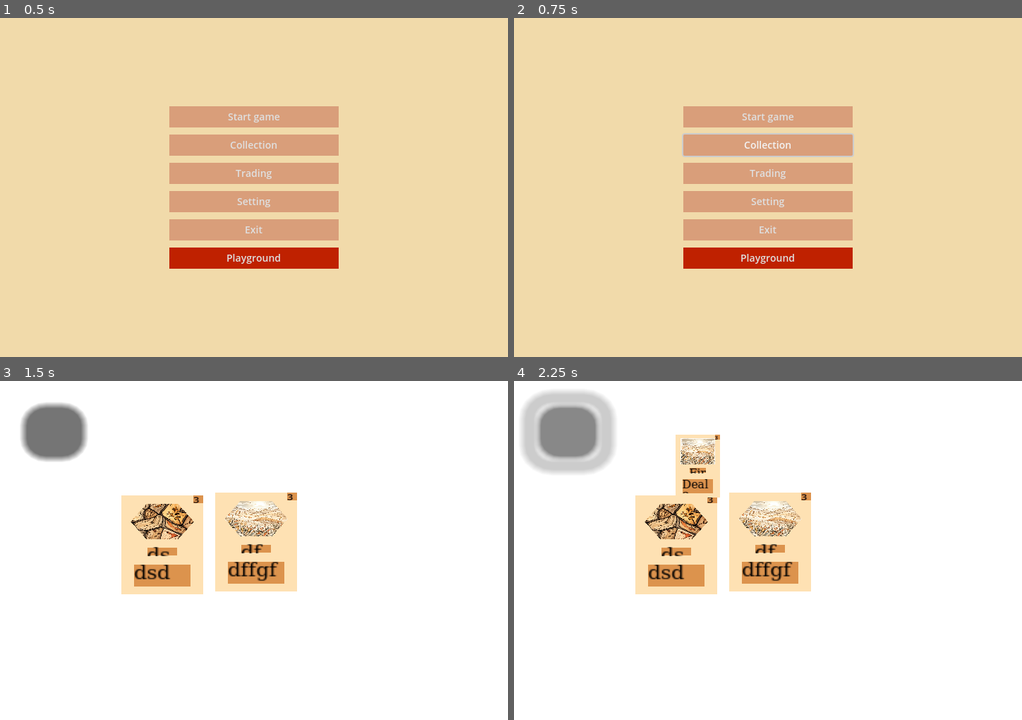
Above: before the commit, frames 1-4 (two rows, left to right).
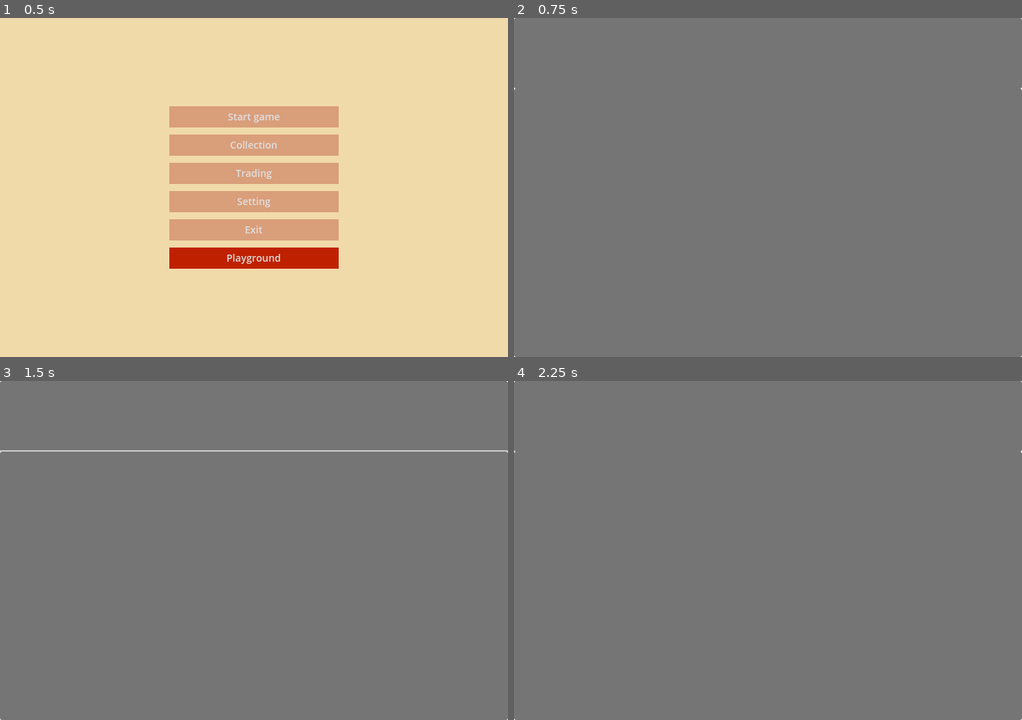
Above: after the commit, the same moments.

Repository: DarkDragonanDy/Project_card
Game: Godot game, scene res://Scenes/node_scene.tscn
Same seed, same stepped clock (60 frames per second), same inputs: the game is played once before the commit and once after it.
Inputs (mouse positions are in pixels of both pictures, inside the frame that each line leads up to):
- Up to frame 1 (0.5 s): no input
- Up to frame 2 (0.75 s): click "Collection" at 0.5 s
- Up to frame 3 (1.5 s): click (254, 621) at 1.25 s, where only the run before the commit has a clickable "Playground"
- Up to frame 4 (2.25 s): click (569, 431) at 2.02 s

Frame 1 is identical in both runs. In frame 2, 100% of the frame differs, in the area x 0-100%, y 0-100%; in frame 3, 99%; in frame 4, 99%.

Commit message:
Build week 1, day 6
Added foundation for the collection system
Configured scene to image conversion

Diff:
--- a/Scenes/battle.tscn
+++ b/Scenes/battle.tscn
@@ -16,7 +16,6 @@
 0:0/0 = 0
 
 [sub_resource type="CompressedTexture2D" id="CompressedTexture2D_qeyqd"]
-load_path = "res://.godot/imported/cropped-image-z32u-5.png-4bc72a3f94456dafea5d8fc18f963697.ctex"
 
 [sub_resource type="TileSetAtlasSource" id="TileSetAtlasSource_k7mbx"]
 texture = SubResource("CompressedTexture2D_qeyqd")
--- a/Scenes/card_template.tscn
+++ b/Scenes/card_template.tscn
@@ -6,7 +6,6 @@
 [ext_resource type="Script" uid="uid://bvkyssy6qnfph" path="res://Scripts/Scripts_card/move_card.gd" id="3_84j6k"]
 
 [sub_resource type="RectangleShape2D" id="RectangleShape2D_84j6k"]
-resource_local_to_scene = true
 size = Vector2(64, 90)
 
 [sub_resource type="CanvasTexture" id="CanvasTexture_okvs4"]
@@ -179,6 +178,7 @@
 theme_override_fonts/normal_font = SubResource("FontFile_n4r8k")
 theme_override_font_sizes/bold_italics_font_size = 9
 scroll_active = false
+metadata/_edit_use_anchors_ = true
 
 [node name="Card_box_cost" type="Sprite2D" parent="."]
 modulate = Color(0.863282, 0.575122, 0.30333, 1)
@@ -206,6 +206,7 @@
 autowrap_mode = 1
 tab_size = 2
 shortcut_keys_enabled = false
+metadata/_edit_use_anchors_ = true
 
 [node name="Card_box_name" type="Sprite2D" parent="."]
 modulate = Color(0.863282, 0.575122, 0.30333, 1)
@@ -230,6 +231,7 @@
 text = "dsndff"
 scroll_active = false
 autowrap_mode = 1
+metadata/_edit_use_anchors_ = true
 
 [node name="Card_art" type="Sprite2D" parent="."]
 position = Vector2(0, -21)
--- /dev/null
+++ b/Scenes/collection.tscn
@@ -0,0 +1,63 @@
+[gd_scene load_steps=2 format=3 uid="uid://chphfet22thsu"]
+
+[ext_resource type="Script" uid="uid://g6c6uisjo8mg" path="res://Scripts/item_list_collection.gd" id="1_d2ee6"]
+
+[node name="Collection" type="Control"]
+layout_mode = 3
+anchors_preset = 15
+anchor_right = 1.0
+anchor_bottom = 1.0
+grow_horizontal = 2
+grow_vertical = 2
+
+[node name="VSplitContainer" type="VSplitContainer" parent="."]
+layout_mode = 1
+anchors_preset = 15
+anchor_right = 1.0
+anchor_bottom = 1.0
+grow_horizontal = 2
+grow_vertical = 2
+split_offset = 100
+dragger_visibility = 2
+drag_area_highlight_in_editor = true
+
+[node name="Collection_list" type="Control" parent="VSplitContainer"]
+layout_mode = 2
+
+[node name="ColorRect" type="ColorRect" parent="VSplitContainer/Collection_list"]
+layout_mode = 2
+anchor_right = 1.0
+anchor_bottom = 1.0
+
+[node name="ItemList" type="ItemList" parent="VSplitContainer/Collection_list"]
+layout_mode = 1
+anchors_preset = 15
+anchor_right = 1.0
+anchor_bottom = 1.0
+grow_horizontal = 2
+grow_vertical = 2
+allow_reselect = true
+allow_rmb_select = true
+auto_width = true
+auto_height = true
+item_count = 1
+
+[node name="Deck" type="Control" parent="VSplitContainer"]
+layout_mode = 2
+
+[node name="ColorRect2" type="ColorRect" parent="VSplitContainer/Deck"]
+layout_mode = 2
+anchor_right = 1.0
+anchor_bottom = 1.0
+
+[node name="ItemList_collection" type="ItemList" parent="VSplitContainer/Deck"]
+layout_mode = 1
+anchors_preset = 15
+anchor_right = 1.0
+anchor_bottom = 1.0
+grow_horizontal = 2
+grow_vertical = 2
+wraparound_items = false
+max_columns = 3
+same_column_width = true
+script = ExtResource("1_d2ee6")
--- /dev/null
+++ b/Scenes/node.gd
@@ -0,0 +1 @@
+extends Node
--- a/Scenes/node_scene.tscn
+++ b/Scenes/node_scene.tscn
@@ -111,4 +111,5 @@
 flat = true
 
 [connection signal="pressed" from="VBoxContainer/ColorRect_Start_game/Start_game" to="." method="_on_start_game_pressed"]
+[connection signal="pressed" from="VBoxContainer/ColorRect_Collection/Collection" to="." method="_on_collection_pressed"]
 [connection signal="pressed" from="VBoxContainer/ColorRect_Playground/Playground" to="." method="_on_playground_pressed"]
--- a/Scenes/playground.tscn
+++ b/Scenes/playground.tscn
@@ -1,9 +1,10 @@
-[gd_scene load_steps=6 format=3 uid="uid://b5gtglaa5snfh"]
+[gd_scene load_steps=7 format=3 uid="uid://b5gtglaa5snfh"]
 
 [ext_resource type="PackedScene" uid="uid://b7e7ypio11pt0" path="res://Scenes/card_template.tscn" id="1_uof5o"]
 [ext_resource type="Texture2D" uid="uid://cljrmgm2cdqnn" path="res://Sprites/Tiles/cropped-image-86io-1.png" id="3_qyfof"]
 [ext_resource type="Texture2D" uid="uid://cdyi4o0qrrr0a" path="res://Sprites/Tiles/cropped-image-14jv-2.png" id="3_u4ce8"]
 [ext_resource type="Script" uid="uid://fcg52rsv7rw1" path="res://Scripts/button.gd" id="4_qyfof"]
+[ext_resource type="Script" uid="uid://cjl057ogbfyib" path="res://Scripts/node.gd" id="5_3e07v"]
 
 [sub_resource type="CanvasTexture" id="CanvasTexture_6xle2"]
 
@@ -40,4 +41,11 @@
 scale = Vector2(10.8998, 9.594)
 script = ExtResource("4_qyfof")
 
+[node name="Control" type="Control" parent="."]
+layout_mode = 3
+anchors_preset = 0
+offset_right = 40.0
+offset_bottom = 40.0
+script = ExtResource("5_3e07v")
+
 [connection signal="pressed" from="Button" to="Button" method="_on_button_pressed"]
--- /dev/null
+++ b/Scripts/Scripts_card/Scripts_card_types/Card_Iceball.gd
@@ -0,0 +1,4 @@
+class_name IceballCard
+extends Card
+func _init():
+	super("Iceball", "Deal 3 damage", 3, "fireball_001", preload("res://Sprites/Tiles/cropped-image-99wl-4.png"))
--- a/Scripts/Scripts_card/card_database.gd
+++ b/Scripts/Scripts_card/card_database.gd
@@ -1,9 +1,10 @@
 extends Node
 var card_database = {
 	"fireball": FireballCard,
+	"iceball": IceballCard,
 
 }
-var card_scene = preload("res://Scenes/card_template.tscn")  # Your card scene file
+var card_scene = Card.new().card_scene
 func create_card_instance(template_name: String) -> Card:
 	if template_name in card_database:
 		# Create visual instance from template
@@ -17,3 +18,15 @@
 
 		return card_instance
 	return null
+
+func art_capture(template_name: String):
+
+	await get_tree().create_timer(0.1).timeout
+	#print("Testing card capture...")
+	var data_instance = card_database[template_name].new()
+	var texture = await Card.generate_card_texture(
+		data_instance.card_name,
+		data_instance.card_description,
+		data_instance.card_cost,
+		data_instance.card_art
+	)
--- a/Scripts/Scripts_card/card_template.gd
+++ b/Scripts/Scripts_card/card_template.gd
@@ -1,13 +1,13 @@
 extends Node2D
 class_name Card
 
+static var card_scene = preload("res://Scenes/card_template.tscn")
 
 @export var card_name: String = ""
 @export var card_description: String = ""
 @export var card_cost: int = 0
 @export var card_unique_id: String = ""
-@export var card_art: Texture2D = null #
-
+@export var card_art: Texture2D = null
 
 @onready var card_back: Sprite2D = $Card_back
 @onready var text_box = $Card_box_text/Card_text_box
@@ -15,28 +15,94 @@
 @onready var art = $Card_art
 @onready var name_label = $Card_box_name/Card_text_name
 
-func _init(name: String = "", desc: String = "", cost: int = 0, id: String = "",art: Texture2D = null):
+func _init(name: String = "", desc: String = "", cost: int = 0, id: String = "", art_texture: Texture2D = null):
 	card_name = name
 	card_description = desc
 	card_cost = cost
 	card_unique_id = id
-	card_art=art
-
-func update_card_display():
-	if name_label:
-		name_label.text = card_name
-	if text_box:
-		text_box.text = card_description
-	if cost_box:
-		cost_box.text = str(card_cost)
-	if art:
-		art.texture=card_art;
-
-func card_effect():
-	pass
+	card_art = art_texture
 
 func _ready():
 	update_card_display()
+
+func update_card_display():
+	if is_instance_valid(name_label):
+		name_label.text = card_name
+	if is_instance_valid(text_box):
+		text_box.text = card_description
+	if is_instance_valid(cost_box):
+		cost_box.text = str(card_cost)
+	if is_instance_valid(art) and card_art:
+		art.texture = card_art
+
+# Simpler, more reliable texture generation
+
+
+# Even simpler version using existing nodes
+static func generate_card_texture(name: String, desc: String, cost: int, art_texture: Texture2D = null, texture_size: Vector2 = Vector2(63.5, 88.9)) -> ImageTexture:
+	# Get current scene to add viewport to
+	var current_scene = Engine.get_main_loop().root.get_child(Engine.get_main_loop().root.get_child_count() - 1)
+
+	# Create viewport
+	var viewport = SubViewport.new()
+	viewport.size = texture_size
+	viewport.render_target_update_mode = SubViewport.UPDATE_ALWAYS
+	viewport.transparent_bg = true
+
+	# Add to current scene (not root)
+	current_scene.add_child(viewport)
+
+	# Create card
+	var card = card_scene.instantiate()
+	viewport.add_child(card)
+	card.position = texture_size / 2
+
+	# Wait for nodes to be ready
+	await current_scene.get_tree().process_frame
+
+	# Set data directly on nodes
+	var name_node = card.get_node_or_null("Card_box_name/Card_text_name")
+	if name_node:
+		name_node.text = name
+
+	var desc_node = card.get_node_or_null("Card_box_text/Card_text_box")
+	if desc_node:
+		desc_node.text = desc
+
+	var cost_node = card.get_node_or_null("Card_box_cost/Card_text_cost")
+	if cost_node:
+		cost_node.text = str(cost)
+
+	var art_node = card.get_node_or_null("Card_art")
+	if art_node and art_texture:
+		art_node.texture = art_texture
+
+	# Wait for rendering
+	await current_scene.get_tree().process_frame
+	await current_scene.get_tree().process_frame
+
+	# Capture
+	var image = viewport.get_texture().get_image()
+	var texture = ImageTexture.create_from_image(image)
+	image = texture.get_image()
+	var filename = "res://" + name.to_lower().replace(" ", "_") + ".png"
+	var error = image.save_png(filename)
+
+	if error == OK:
+		print("Saved card texture: ", filename)
+	else:
+		print("Failed to save texture: ", error)
+
+	# Cleanup
+	viewport.queue_free()
+
+	return texture
+
+# Simple instance method
+func get_texture() -> ImageTexture:
+	return await Card.generate_card_texture(card_name, card_description, card_cost, card_art)
+
+
 func apply_card_data(data: Card):
 	card_name = data.card_name
 	card_description = data.card_description
--- a/Scripts/button.gd
+++ b/Scripts/button.gd
@@ -1,10 +1,11 @@
 extends Button
 func _on_button_pressed():
-	print("click")
+
 	# Reference your CardDatabase script directly
 	var new_card = CardDatabase.create_card_instance("fireball")
-	#CardDB.create_card_instance("fireball")  # Your existing function
+	CardDatabase.art_capture("fireball")
 
 	if new_card:
+
 		get_tree().current_scene.add_child(new_card)
 		new_card.position = Vector2(randf() * 400, randf() * 300)
--- /dev/null
+++ b/Scripts/item_list_collection.gd
@@ -0,0 +1,8 @@
+extends ItemList
+  # or whatever your scene extends
+
+@onready var item_list: ItemList =$"."  # Reference to your ItemList node
+# Reference to your ItemList
+
+
+# Array to store your created objects
--- /dev/null
+++ b/Scripts/node.gd
@@ -0,0 +1,80 @@
+extends Control
+
+func _ready():
+	 #Create TextureRect dynamically since it doesn't exist in scene
+	#var texture_rect = TextureRect.new()
+	#texture_rect.position = Vector2(50, 50)
+	#texture_rect.size = Vector2(200, 280)
+	#add_child(texture_rect)
+
+	# Wait a moment
+
+	pass
+	 #Now test with actual card
+	#test_card_capture()
+
+func test_card_capture():
+	await get_tree().create_timer(0.1).timeout
+	print("Testing card capture...")
+
+	# Method 1: Try the static method
+	var texture = await Card.generate_card_texture(
+		"Fire Bolt",
+		"Deal 3 damage to any target",
+		2,
+		load("res://Sprites/Tiles/cropped-image-14jv-2.png")  # No art for now
+	)
+
+	#if texture:
+		#texture_rect.texture = texture
+		#
+		#
+		#
+		#print("Card texture generated successfully!")
+	#else:
+		#print("Failed to generate card texture")
+		## Try fallback method
+		#test_card_capture_fallback(texture_rect)
+
+#func test_card_capture_fallback(texture_rect: TextureRect):
+	#print("Trying fallback method...")
+	#
+	## Create viewport
+	#var viewport = SubViewport.new()
+	#viewport.size = Vector2(200, 280)
+	#viewport.render_target_update_mode = SubViewport.UPDATE_ALWAYS
+	#add_child(viewport)
+	#
+	## Load and instance card
+	#var card_scene = load("res://Scenes/card_template.tscn")
+	#var card = card_scene.instantiate()
+	#viewport.add_child(card)
+	#
+	## Wait for ready
+	#await get_tree().process_frame
+	#
+	## Set values directly
+	#if card.has_node("Card_box_name/Card_text_name"):
+		#card.get_node("Card_box_name/Card_text_name").text = "Test Card"
+	#
+	#if card.has_node("Card_box_text/Card_text_box"):
+		#card.get_node("Card_box_text/Card_text_box").text = "Test Description"
+	#
+	#if card.has_node("Card_box_cost/Card_text_cost"):
+		#card.get_node("Card_box_cost/Card_text_cost").text = "5"
+	#
+	## Wait for render
+	#await get_tree().process_frame
+	#await get_tree().process_frame
+	#
+	## Get texture
+	#var image = viewport.get_texture().get_image()
+	#var texture = ImageTexture.create_from_image(image)
+	#
+	#texture_rect.texture = texture
+	#
+	## Save for debugging
+	#image.save_png("res://Sprites/")
+	#print("Saved test image to user://test_card.png")
+	#
+	#viewport.queue_free()
--- a/Scripts/node_scene.gd
+++ b/Scripts/node_scene.gd
@@ -5,3 +5,5 @@
 	get_tree().change_scene_to_file("res://Scenes/battle.tscn")
 func _on_playground_pressed() -> void:
 	get_tree().change_scene_to_file("res://Scenes/playground.tscn")
+func _on_collection_pressed() -> void:
+	get_tree().change_scene_to_file("res://Scenes/collection.tscn")
Not shown, added: Scenes/node.gd.uid
Not shown, added: Scripts/Scripts_card/Scripts_card_types/Card_Iceball.gd.uid
Not shown, added: Scripts/item_list_collection.gd.uid
Not shown, added: Scripts/node.gd.uid
Binary file added: fire_bolt.png
Not shown, added: fire_bolt.png.import
Binary file added: fireball.png
Not shown, added: fireball.png.import
